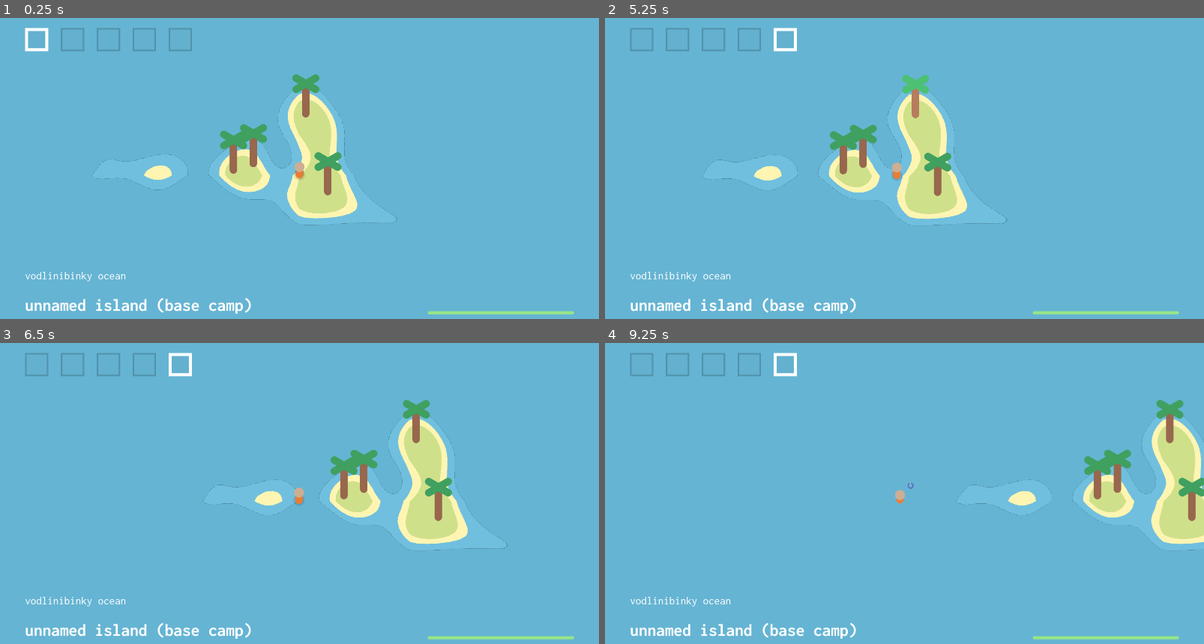
Above: before the commit, frames 1-4 (two rows, left to right).
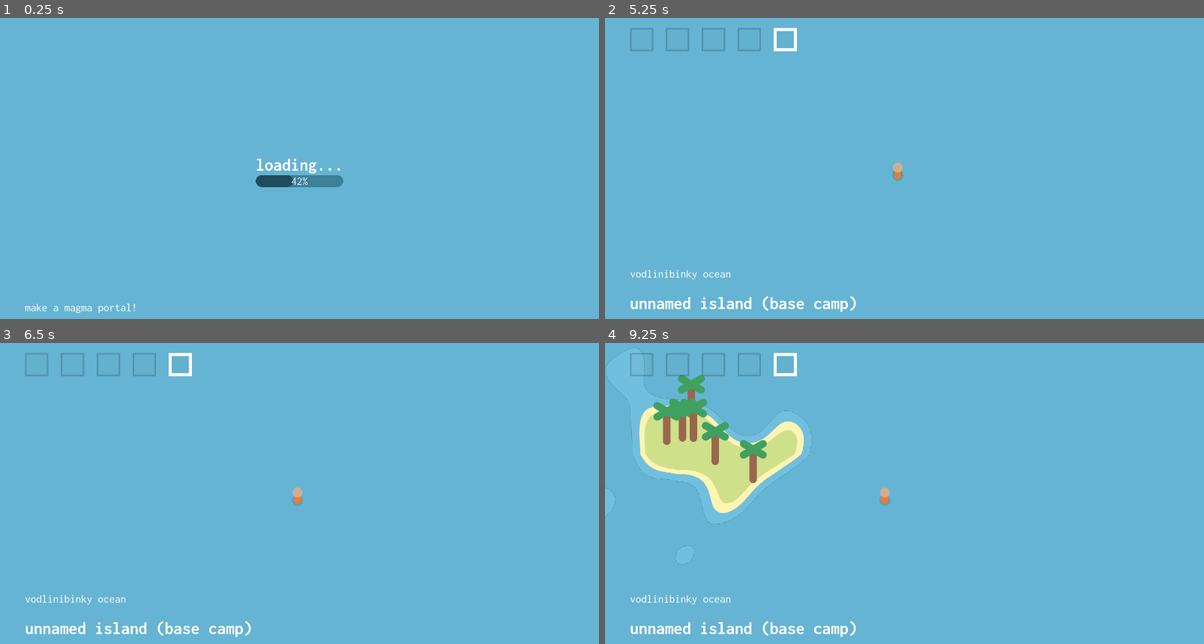
Above: after the commit, the same moments.

Repository: illogicalapple/archipelinaut
Game: Godot game, scene res://scenes/Main.tscn
Two runs of this game, one before a commit and one after it. Both use one fixed random seed, a clock stepped at 60 frames per second and the inputs below.
Inputs (mouse positions are in pixels of both pictures, inside the frame that each line leads up to):
- Up to frame 1 (0.25 s): no input
- Up to frame 2 (5.25 s): click "123" at 0.5 s; click "123" at 1.25 s; click "123" at 2 s; click "123" at 2.75 s; click "123" at 3.5 s; tap Enter at 4.25 s; move the mouse to (838, 156) at 4.27 s; hold 5 (hotbar_4) 4.28-5.03 s; tap Space at 5 s; move the mouse to (910, 99) at 5.02 s; hold Left (move_left_0) from 5.03 s (still down); click (910, 99) at 5.1 s
- Up to frame 3 (6.5 s): tap 5 (hotbar_4) at 5.3 s; move the mouse to (317, 472) at 5.77 s; release Left (move_left_0) at 5.78 s; hold 5 (hotbar_4) from 5.78 s (still down)
- Up to frame 4 (9.25 s): move the mouse to (1042, 502) at 6.52 s; release 5 (hotbar_4) at 6.53 s; tap 5 (hotbar_4) at 6.6, 7.55, 8.1 s; tap Enter at 7.25 s; move the mouse to (1084, 547) at 7.27 s; press the mouse at (1084, 547) at 7.28 s; hold Left (move_left_0) from 7.28 s (still down); move the mouse to (724, 445) at 8.02 s; release the mouse at (724, 445) at 8.03 s; move the mouse to (934, 496) at 8.77 s; hold 5 (hotbar_4) from 8.78 s (still down)

The runs differ from the first frame. In frame 1, 6.9% of the frame differs, in the area x 4-96%, y 3-99%; in frame 2, 6.2%; in frame 3, 6.3%; in frame 4, 12%, in the area x 0-100%, y 1-99%.

Commit message:
island distribution
doesn't work

Diff:
--- a/autoload/poisson.gd
+++ b/autoload/poisson.gd
@@ -1,17 +1,21 @@
 extends Node
 
-func generate(radius: float, region_size: Vector2, rng: RandomNumberGenerator, limit: int = 20):
+func generate(radius: float, region_size: Vector2, rng: RandomNumberGenerator, use_center: bool = false, limit: int = 20):
 	var cell_size: float = radius / 1.41421
 	var grid := []
 	var points := []
 	var spawn_points := []
-	spawn_points.append(region_size / 2)
+	var center: Vector2 = region_size / 2
+	spawn_points.append(center)
 	for i in range(ceil(region_size.x / cell_size)):
 		grid.append([])
 		for j in range(ceil(region_size.y / cell_size)):
 			grid[i].append(0)
+	if use_center:
+		points.append(center)
+		grid[floor(center.x / cell_size)][floor(center.y / cell_size)] = len(points)
 	while len(spawn_points) > 0:
-		var spawn_index: int = rng.randi_range(0, len(spawn_points) - 1)
+		var spawn_index: int = 0
 		var spawn_center: Vector2 = spawn_points[spawn_index]
 		var accepted: bool = false
 		for i in range(limit):
@@ -32,7 +36,7 @@
 	if candidate.x >= 0 and candidate.x < region_size.x and candidate.y >= 0 and candidate.y < region_size.y:
 		var cell: Vector2i = Vector2i(candidate / cell_size)
 		var search_start: Vector2i = Vector2i(max(0, cell.x - 2), max(0, cell.y - 2))
-		var search_end: Vector2i = Vector2i(min(cell.x + 2, len(grid) - 1), min(cell.y + 2, len(grid[0]) - 1))
+		var search_end: Vector2i = Vector2i(min(cell.x + 2, len(grid)), min(cell.y + 2, len(grid[0])))
 		for x in range(search_start.x, search_end.x):
 			for y in range(search_start.y, search_end.y):
 				var point_index: int = grid[x][y] - 1
--- /dev/null
+++ b/island/island.gd
@@ -0,0 +1,57 @@
+extends Area2D
+
+signal generated
+
+var tree_scene: PackedScene = load("res://objects/tree/tree.tscn")
+@onready var root = get_node("/root/Root")
+var generation_state: int = 0
+
+func island_gen(_game_seed):
+	$IslandGen/Island.get_texture().noise.seed = root.rng.randi()
+	$TreeGen/Island.get_texture().noise.seed = $IslandGen/Island.get_texture().noise.seed
+
+func _on_island_gen_ready():
+	await RenderingServer.frame_post_draw
+	var img = $IslandGen.get_texture().get_image()
+	var island_texture = ImageTexture.create_from_image(img)
+	var bitmap = BitMap.new()
+	bitmap.create_from_image_alpha(img)
+	var polygons = bitmap.opaque_to_polygons(Rect2(Vector2(0, 0), bitmap.get_size()))
+	$Sprite2D.texture = island_texture
+	for polygon in polygons:
+		var collider = CollisionPolygon2D.new()
+		collider.polygon = polygon
+		add_child(collider)
+		$BoatCollisions.add_child(collider.duplicate())
+	$IslandGen.queue_free()
+	generation_state += 1
+	if generation_state == 2: emit_signal("generated")
+
+func _on_tree_gen_ready():
+	await RenderingServer.frame_post_draw
+	var img: Image = $TreeGen.get_texture().get_image()
+	var bitmap = BitMap.new()
+	var positions = []
+	bitmap.create_from_image_alpha(img)
+	var polygons = bitmap.opaque_to_polygons(Rect2(Vector2(0, 0), bitmap.get_size()))
+	for polygon in polygons:
+		var polygon_shape = ConcavePolygonShape2D.new()
+		polygon_shape.segments = polygon
+		var rect = polygon_shape.get_rect()
+		var size = rect.size
+		var pos = rect.position
+		var found = 0.0
+		while(found < ceil(((size.x + size.y) / 200) * 7)):
+			var candidate = Vector2(root.rng.randf_range(0, size.x), root.rng.randf_range(0, size.y)) + pos
+			if Geometry2D.is_point_in_polygon(candidate, polygon):
+				positions.append(candidate)
+				found += 1
+	for i in range(min(root.rng.randi_range(4, 6), len(positions))):
+		var tree_instance = tree_scene.instantiate()
+		var rand_index = root.rng.randi_range(0, len(positions) - 1)
+		tree_instance.position = positions[rand_index] + position
+		positions.remove_at(rand_index)
+		root.get_node("Things").add_child(tree_instance)
+	$TreeGen.queue_free()
+	generation_state += 1
+	if generation_state == 2: emit_signal("generated")
--- a/island/island.gdshader
+++ b/island/island.gdshader
@@ -1,10 +1,10 @@
 shader_type canvas_item;
 
-uniform float time;
-
 void fragment() {
-	if(texture(TEXTURE, UV).r - abs(0.5 - UV.x) * 2.0 - abs(0.5 - UV.y) * 2.0 < 0.15/* + sin(time * 30.0) / 5.0*/) {
-		COLOR = vec4(0, 0, 0, 0);
+	if(texture(TEXTURE, UV).r - abs(0.5 - UV.x) * 2.0 - abs(0.5 - UV.y) * 2.0 < 0.14/* + sin(time * 30.0) / 5.0*/) {
+		COLOR = vec4(0.3961, 0.705, 0.8275, 0);
+	} else if(texture(TEXTURE, UV).r - abs(0.5 - UV.x) * 2.0 - abs(0.5 - UV.y) * 2.0 < 0.15/* + sin(time * 30.0) / 5.0*/) {
+		COLOR = vec4(0.3961, 0.705, 0.8275, 0);
 	} else if(texture(TEXTURE, UV).r - abs(0.5 - UV.x) * 2.0 - abs(0.5 - UV.y) * 2.0 < 0.3) { // check brightness (it's gray so the red value will be the brightness)
 		COLOR = vec4(0.44, 0.75, 0.87, 1);
 	} else if(texture(TEXTURE, UV).r - abs(0.5 - UV.x) * 2.0 - abs(0.5 - UV.y) * 2.0 < 0.4) {
--- /dev/null
+++ b/island/island.tscn
@@ -0,0 +1,82 @@
+[gd_scene load_steps=10 format=3 uid="uid://chamsft78cvcg"]
+
+[ext_resource type="Script" path="res://island/island.gd" id="1_176ci"]
+[ext_resource type="Shader" path="res://island/island.gdshader" id="2_5iqxk"]
+[ext_resource type="Shader" path="res://island/trees.gdshader" id="3_imqvf"]
+
+[sub_resource type="ShaderMaterial" id="ShaderMaterial_tmpl3"]
+shader = ExtResource("2_5iqxk")
+
+[sub_resource type="FastNoiseLite" id="1"]
+resource_local_to_scene = true
+seed = 7
+frequency = 0.003
+fractal_octaves = 10
+fractal_lacunarity = 0.1
+fractal_gain = 0.1
+
+[sub_resource type="NoiseTexture2D" id="NoiseTexture2D_qg7wu"]
+resource_local_to_scene = true
+width = 1920
+height = 1080
+noise = SubResource("1")
+
+[sub_resource type="ShaderMaterial" id="ShaderMaterial_f86ox"]
+shader = ExtResource("3_imqvf")
+shader_parameter/time = null
+
+[sub_resource type="FastNoiseLite" id="FastNoiseLite_cdstq"]
+resource_local_to_scene = true
+seed = 7
+frequency = 0.003
+fractal_octaves = 10
+fractal_lacunarity = 0.1
+fractal_gain = 0.1
+
+[sub_resource type="NoiseTexture2D" id="NoiseTexture2D_e0puw"]
+resource_local_to_scene = true
+width = 1920
+height = 1080
+noise = SubResource("FastNoiseLite_cdstq")
+
+[node name="Island" type="Area2D"]
+collision_mask = 0
+script = ExtResource("1_176ci")
+
+[node name="Sprite2D" type="Sprite2D" parent="."]
+centered = false
+
+[node name="BoatCollisions" type="StaticBody2D" parent="."]
+collision_mask = 0
+
+[node name="IslandGen" type="SubViewport" parent="."]
+disable_3d = true
+transparent_bg = true
+audio_listener_enable_2d = true
+positional_shadow_atlas_quad_0 = 0
+positional_shadow_atlas_quad_1 = 0
+positional_shadow_atlas_quad_2 = 0
+positional_shadow_atlas_quad_3 = 0
+size = Vector2i(1920, 1080)
+render_target_clear_mode = 1
+render_target_update_mode = 1
+
+[node name="Island" type="Sprite2D" parent="IslandGen"]
+material = SubResource("ShaderMaterial_tmpl3")
+texture = SubResource("NoiseTexture2D_qg7wu")
+centered = false
+
+[node name="TreeGen" type="SubViewport" parent="."]
+disable_3d = true
+transparent_bg = true
+audio_listener_enable_2d = true
+size = Vector2i(1920, 1080)
+render_target_update_mode = 1
+
+[node name="Island" type="Sprite2D" parent="TreeGen"]
+material = SubResource("ShaderMaterial_f86ox")
+texture = SubResource("NoiseTexture2D_e0puw")
+centered = false
+
+[connection signal="ready" from="IslandGen" to="." method="_on_island_gen_ready"]
+[connection signal="ready" from="TreeGen" to="." method="_on_tree_gen_ready"]
--- /dev/null
+++ b/objects/raft/raft.gd
@@ -0,0 +1,5 @@
+extends RigidBody2D
+
+func _input(event):
+	if event.is_action_pressed("move_left_0"):
+		move_and_collide(Vector2(-10, 0))
--- /dev/null
+++ b/objects/raft/raft.svg
@@ -0,0 +1,8 @@
+<svg width="82" height="79" viewBox="0 0 82 79" fill="none" xmlns="http://www.w3.org/2000/svg">
+<line x1="6" y1="32" x2="76" y2="32" stroke="#98674D" stroke-width="12" stroke-linecap="round"/>
+<line x1="6" y1="16" x2="76" y2="16" stroke="#98674D" stroke-width="12" stroke-linecap="round"/>
+<line x1="6" y1="64" x2="76" y2="64" stroke="#98674D" stroke-width="12" stroke-linecap="round"/>
+<line x1="6" y1="48" x2="76" y2="48" stroke="#98674D" stroke-width="12" stroke-linecap="round"/>
+<line opacity="0.9" x1="15" y1="75" x2="15" y2="4" stroke="#79523E" stroke-width="8" stroke-linecap="round"/>
+<line opacity="0.9" x1="67" y1="75" x2="67" y2="4" stroke="#79523E" stroke-width="8" stroke-linecap="round"/>
+</svg>
--- /dev/null
+++ b/objects/raft/raft.tscn
@@ -0,0 +1,19 @@
+[gd_scene load_steps=4 format=3 uid="uid://bf2eekcpiecss"]
+
+[ext_resource type="Script" path="res://objects/raft/raft.gd" id="1_dnvqn"]
+[ext_resource type="Texture2D" uid="uid://mje3w86echnb" path="res://objects/raft/raft.svg" id="2_rwobl"]
+
+[sub_resource type="RectangleShape2D" id="RectangleShape2D_6r7ko"]
+size = Vector2(82, 77)
+
+[node name="Raft" type="RigidBody2D"]
+collision_layer = 32
+custom_integrator = true
+script = ExtResource("1_dnvqn")
+
+[node name="Sprite2D" type="Sprite2D" parent="."]
+texture = ExtResource("2_rwobl")
+
+[node name="CollisionShape2D" type="CollisionShape2D" parent="."]
+position = Vector2(0, -0.5)
+shape = SubResource("RectangleShape2D_6r7ko")
--- a/objects/tree/tree.tscn
+++ b/objects/tree/tree.tscn
@@ -24,15 +24,18 @@
 texture = ExtResource("1_eb0fj")
 
 [node name="TrunkCollisions" type="CollisionShape2D" parent="."]
+visible = false
 position = Vector2(0, -48)
 shape = SubResource("CapsuleShape2D_yx2bc")
 
 [node name="LeafCollisions0" type="CollisionShape2D" parent="."]
+visible = false
 position = Vector2(0, -96)
 rotation = 1.0472
 shape = SubResource("CapsuleShape2D_mue1b")
 
 [node name="LeafCollisions1" type="CollisionShape2D" parent="."]
+visible = false
 position = Vector2(0, -96)
 rotation = -1.0472
 shape = SubResource("CapsuleShape2D_mue1b")
--- a/player/Player.gd
+++ b/player/Player.gd
@@ -17,7 +17,7 @@
 @export var land_texture = Texture2D.new()
 
 func _ready():
-	in_water = not $Hurtbox.overlaps_area(root.get_node("Island"))
+	in_water = not $Hurtbox.overlaps_area(root.get_node("Islands/Island"))
 	position += screen_size / 2
 	if in_water:
 		$Sprite.texture = water_texture
@@ -38,13 +38,13 @@
 		dps = 0
 
 func _on_Hurtbox_area_entered(area):
-	if area.name == "Island":
+	if area.name.contains("Island"):
 		$Stamina.hide()
 		$Sprite.texture = land_texture
 		in_water = false
 
 func _on_Hurtbox_area_exited(area):
-	if area.name == "Island":
+	if area.name.contains("Island"):
 		$Stamina.show()
 		$Stamina.value = 100
 		$Sprite.texture = water_texture
@@ -53,3 +53,7 @@
 
 func _on_dps_timeout():
 	emit_signal("damage", dps / 2.0, true)
+
+func _input(event): # DEBUG
+	if event.is_action_pressed("hotbar_4"):
+		_on_Hurtbox_area_entered(root.get_node("Islands/Island"))
--- a/project.godot
+++ b/project.godot
@@ -121,6 +121,7 @@
 2d_physics/layer_3="PlayerHurtbox"
 2d_physics/layer_4="DestructibleObject"
 2d_physics/layer_5="Collectible"
+2d_physics/layer_6="Boat"
 
 [physics]
 
--- a/scenes/Main.gd
+++ b/scenes/Main.gd
@@ -1,22 +1,32 @@
 extends Node
 
-var island := []
+var island: PackedScene = load("res://island/island.tscn")
 var rng := RandomNumberGenerator.new()
 var screen_size := Vector2(0, 0)
 var game_seed: int
 var velocity = Vector2(0, 0)
-var tree_scene: PackedScene = load("res://objects/tree/tree.tscn")
 var device_id: int = 0
 var cursor = load("cursor.svg")
+var island_gen_done: bool = false
+var chunk_size: Vector2 = Vector2(1500, 1500) # must be square
 
 @onready var player = $Things/Player
 
-func island_gen():
-	$IslandGen/Island.get_texture().noise.seed = game_seed
-	$TreeGen/Island.get_texture().noise.seed = game_seed
-	# var bitmap = BitMap.new()
-	# bitmap.create_from_image_alpha($Island.material)
-	# var polygons = bitmap.opaque_to_polygons(Rect2(Vector2(0, 0), bitmap.get_size()))
+func to_vector2(x: int, y: int):
+	return Vector2(x, y) * (chunk_size.x + 750)
+
+func chunk_at(offset: Vector2, weight: float = 100.0):
+	var points = poisson.generate(500, chunk_size, rng, true, 30)
+	var index = 1
+	island_gen_done = true
+	for point in points:
+		var island_instance = island.instantiate()
+		island_instance.position = (point - screen_size / 2) * 10 + offset
+		$Islands.add_child(island_instance)
+		island_instance.island_gen(0)
+		await island_instance.generated
+		$GUI.loading_progress += weight / float(len(points) - 1)
+		index += 1
 
 func get_polygon_area(polygon):
 	var size = polygon.size()
@@ -31,48 +41,12 @@
 	randomize()
 	game_seed = randi() # change to a seed setting later
 	screen_size = get_viewport().get_visible_rect().size
-	island_gen()
 
 func _process(delta):
+	if not island_gen_done:
+		await chunk_at(Vector2.ZERO, 20)
+		await chunk_at(to_vector2(1, 0), 20)
+		await chunk_at(to_vector2(-1, 0), 20)
+		await chunk_at(to_vector2(0, 1), 20)
+		await chunk_at(to_vector2(0, -1), 20)
 	$Camera.position = $Camera.position.lerp(player.position - screen_size / 2, delta * 8)
-
-func _on_IslandGen_ready():
-	await RenderingServer.frame_post_draw
-	var img = $IslandGen.get_texture().get_image()
-	var island_texture = ImageTexture.create_from_image(img)
-	var bitmap = BitMap.new()
-	bitmap.create_from_image_alpha(img)
-	var polygons = bitmap.opaque_to_polygons(Rect2(Vector2(0, 0), bitmap.get_size()))
-	$Island/Sprite2D.texture = island_texture
-	for polygon in polygons:
-		var collider = CollisionPolygon2D.new()
-		collider.polygon = polygon
-		$Island.add_child(collider)
-	$IslandGen.queue_free()
-
-func _on_tree_gen_ready():
-	await RenderingServer.frame_post_draw
-	var img: Image = $TreeGen.get_texture().get_image()
-	var bitmap = BitMap.new()
-	var positions = []
-	bitmap.create_from_image_alpha(img)
-	var polygons = bitmap.opaque_to_polygons(Rect2(Vector2(0, 0), bitmap.get_size()))
-	for polygon in polygons:
-		var polygon_shape = ConcavePolygonShape2D.new()
-		polygon_shape.segments = polygon
-		var rect = polygon_shape.get_rect()
-		var size = rect.size
-		var pos = rect.position
-		var found = 0.0
-		while(found < round(((size.x + size.y) / 200) * 7)):
-			var candidate = Vector2(rng.randf_range(0, size.x), rng.randf_range(0, size.y)) + pos
-			if Geometry2D.is_point_in_polygon(candidate, polygon):
-				positions.append(candidate)
-				found += 1
-	print(len(positions))
-	for i in range(min(rng.randi_range(4, 6), len(positions))):
-		var tree_instance = tree_scene.instantiate()
-		var rand_index = rng.randi_range(0, len(positions) - 1)
-		tree_instance.position = positions[rand_index]
-		positions.remove_at(rand_index)
-		$Things.add_child(tree_instance)
--- a/scenes/Main.tscn
+++ b/scenes/Main.tscn
@@ -1,44 +1,19 @@
-[gd_scene load_steps=11 format=3 uid="uid://m3xm8lo304ey"]
+[gd_scene load_steps=5 format=3 uid="uid://m3xm8lo304ey"]
 
 [ext_resource type="Script" path="res://scenes/Main.gd" id="1"]
 [ext_resource type="PackedScene" uid="uid://brf8k5pgguil7" path="res://ui/GUI.tscn" id="2"]
 [ext_resource type="PackedScene" uid="uid://c08g4pan38n7l" path="res://player/Player.tscn" id="3"]
 [ext_resource type="AudioStream" uid="uid://ca0tm8jmph4b5" path="res://sound/music/normal-v1.wav" id="4_nlduu"]
-[ext_resource type="Shader" path="res://island/trees.gdshader" id="4_qgfye"]
-[ext_resource type="Shader" path="res://island/island.gdshader" id="4_xumms"]
-
-[sub_resource type="ShaderMaterial" id="4"]
-shader = ExtResource("4_xumms")
-shader_parameter/time = null
-
-[sub_resource type="FastNoiseLite" id="1"]
-seed = 7
-frequency = 0.003
-fractal_octaves = 10
-fractal_lacunarity = 0.1
-fractal_gain = 0.1
-
-[sub_resource type="NoiseTexture2D" id="2"]
-width = 1920
-height = 1080
-noise = SubResource("1")
-
-[sub_resource type="ShaderMaterial" id="ShaderMaterial_k5ynk"]
-shader = ExtResource("4_qgfye")
-shader_parameter/time = null
 
 [node name="Root" type="Node"]
+process_priority = 100
 script = ExtResource("1")
 
 [node name="Camera" type="Camera2D" parent="."]
 anchor_mode = 0
 current = true
 
-[node name="Island" type="Area2D" parent="."]
-collision_mask = 4
-
-[node name="Sprite2D" type="Sprite2D" parent="Island"]
-centered = false
+[node name="Islands" type="Node2D" parent="."]
 
 [node name="Things" type="Node2D" parent="."]
 y_sort_enabled = true
@@ -47,34 +22,8 @@
 
 [node name="GUI" parent="." instance=ExtResource("2")]
 
-[node name="IslandGen" type="SubViewport" parent="."]
-disable_3d = true
-transparent_bg = true
-audio_listener_enable_2d = true
-size = Vector2i(1920, 1080)
-render_target_update_mode = 1
-
-[node name="Island" type="Sprite2D" parent="IslandGen"]
-material = SubResource("4")
-texture = SubResource("2")
-centered = false
-
-[node name="TreeGen" type="SubViewport" parent="."]
-disable_3d = true
-transparent_bg = true
-audio_listener_enable_2d = true
-size = Vector2i(1920, 1080)
-render_target_update_mode = 1
-
-[node name="Island" type="Sprite2D" parent="TreeGen"]
-material = SubResource("ShaderMaterial_k5ynk")
-texture = SubResource("2")
-centered = false
-
 [node name="Music" type="AudioStreamPlayer" parent="."]
 stream = ExtResource("4_nlduu")
 autoplay = true
 
 [connection signal="damage" from="Things/Player" to="GUI" method="_on_player_damage"]
-[connection signal="ready" from="IslandGen" to="." method="_on_IslandGen_ready"]
-[connection signal="ready" from="TreeGen" to="." method="_on_tree_gen_ready"]
--- a/scenes/poisson_TESTING.gd
+++ b/scenes/poisson_TESTING.gd
@@ -4,7 +4,7 @@
 	var screen_size = get_viewport().get_visible_rect().size
 	var rng = RandomNumberGenerator.new()
 	rng.randomize()
-	var points = poisson.generate(100, screen_size / 2, rng, 30)
+	var points = poisson.generate(100, screen_size, rng, true, 30)
 	for point in points:
 		global.drop("log", 1, point)
 	print(screen_size)
--- a/scenes/poisson_TESTING.tscn
+++ b/scenes/poisson_TESTING.tscn
@@ -6,4 +6,3 @@
 script = ExtResource("1_e06ms")
 
 [node name="Things" type="Node2D" parent="."]
-position = Vector2(520, 256)
--- a/ui/GUI.gd
+++ b/ui/GUI.gd
@@ -1,13 +1,8 @@
 extends CanvasLayer
 
-var elapsead_time: float = 0
-var outer_done: bool = false
-var anim_done: bool = false
-var characters: int = 0
 var paused: bool = false
-var settings_screen: int = 0
-var settings_id = 5
 var health = 100
+var loading_progress: float = 0: set = set_loading_progress
 
 func pause(event: InputEvent):
 	if event.is_action_pressed("ui_pause"):
@@ -25,13 +20,14 @@
 		$Control/Pause.hide()
 
 func _ready():
+	var hints = $Control/Loading/Hint.get_meta("hints")
 	print("bop")
 	$Control/Pause.hide()
+	$Control/Loading/Hint.text = hints[randi_range(0, len(hints) - 1)]
 
 func _process(delta):
 	health += delta / 5
 	health = clamp(health, 0, 100)
-	$Control/HealthBar.value = health
 
 func _input(event):
 	pause(event)
@@ -41,3 +37,9 @@
 
 func _on_player_damage(amount, _show_effect):
 	damage(amount)
+
+func set_loading_progress(new_progress):
+	loading_progress = new_progress
+	$Control/Loading/VBoxContainer/ProgressBar.value = new_progress
+	if new_progress >= 99:
+		$Control/Loading.hide()
--- a/ui/GUI.tscn
+++ b/ui/GUI.tscn
@@ -6,20 +6,6 @@
 [ext_resource type="AudioStream" uid="uid://vw0u5l5wye2k" path="res://sound/sfx/keyboard.mp3" id="4"]
 [ext_resource type="Texture2D" uid="uid://cwbi0eemx1rka" path="res://ui/pause.svg" id="5"]
 [ext_resource type="PackedScene" uid="uid://b0a3smths6tlk" path="res://ui/inventory/inventory.tscn" id="5_7vef1"]
-
-[sub_resource type="StyleBoxFlat" id="StyleBoxFlat_fscbm"]
-bg_color = Color(0.756863, 0.756863, 0.756863, 1)
-corner_radius_top_left = 8
-corner_radius_top_right = 8
-corner_radius_bottom_right = 8
-corner_radius_bottom_left = 8
-
-[sub_resource type="StyleBoxFlat" id="StyleBoxFlat_mawai"]
-bg_color = Color(0.584314, 0.898039, 0.533333, 1)
-corner_radius_top_left = 8
-corner_radius_top_right = 8
-corner_radius_bottom_right = 8
-corner_radius_bottom_left = 8
 
 [sub_resource type="Animation" id="6"]
 length = 0.001
@@ -82,6 +68,20 @@
 "pause": SubResource("7")
 }
 
+[sub_resource type="StyleBoxFlat" id="StyleBoxFlat_wa4so"]
+bg_color = Color(0.235294, 0.501961, 0.6, 1)
+corner_radius_top_left = 56
+corner_radius_top_right = 56
+corner_radius_bottom_right = 56
+corner_radius_bottom_left = 56
+
+[sub_resource type="StyleBoxFlat" id="StyleBoxFlat_xsf5b"]
+bg_color = Color(0.12549, 0.301961, 0.368627, 1)
+corner_radius_top_left = 56
+corner_radius_top_right = 56
+corner_radius_bottom_right = 56
+corner_radius_bottom_left = 56
+
 [node name="GUI" type="CanvasLayer"]
 process_mode = 3
 script = ExtResource("3")
@@ -102,8 +102,8 @@
 anchor_top = 1.0
 anchor_bottom = 1.0
 offset_left = 80.0
-offset_top = -167.0
-offset_right = 566.0
+offset_top = -229.0
+offset_right = 808.0
 offset_bottom = -80.0
 grow_vertical = 0
 
@@ -134,24 +134,6 @@
 anchor_bottom = 1.0
 grow_horizontal = 2
 grow_vertical = 2
-
-[node name="HealthBar" type="ProgressBar" parent="Control"]
-anchors_preset = 3
-anchor_left = 1.0
-anchor_top = 1.0
-anchor_right = 1.0
-anchor_bottom = 1.0
-offset_left = -549.0
-offset_top = -90.0
-offset_right = -80.0
-offset_bottom = -80.0
-grow_horizontal = 0
-grow_vertical = 0
-theme_override_styles/background = SubResource("StyleBoxFlat_fscbm")
-theme_override_styles/fill = SubResource("StyleBoxFlat_mawai")
-value = 100.0
-rounded = true
-show_percentage = false
 
 [node name="Inventory" parent="Control" instance=ExtResource("5_7vef1")]
 offset_left = 80.0
@@ -189,4 +171,54 @@
 "": SubResource("AnimationLibrary_1i7k8")
 }
 
+[node name="Loading" type="ColorRect" parent="Control"]
+anchors_preset = 15
+anchor_right = 1.0
+anchor_bottom = 1.0
+grow_horizontal = 2
+grow_vertical = 2
+color = Color(0.396078, 0.705882, 0.827451, 1)
+
+[node name="VBoxContainer" type="VBoxContainer" parent="Control/Loading"]
+anchors_preset = 8
+anchor_left = 0.5
+anchor_top = 0.5
+anchor_right = 0.5
+anchor_bottom = 0.5
+offset_left = -140.0
+offset_top = -31.5
+offset_right = 140.0
+offset_bottom = 31.5
+grow_horizontal = 2
+grow_vertical = 2
+
+[node name="Label" type="Label" parent="Control/Loading/VBoxContainer"]
+offset_right = 280.0
+offset_bottom = 88.0
+grow_horizontal = 2
+grow_vertical = 2
+theme_override_constants/line_spacing = 28
+theme_override_fonts/font = ExtResource("3_molnl")
+theme_override_font_sizes/font_size = 56
+text = "loading..."
+
+[node name="ProgressBar" type="ProgressBar" parent="Control/Loading/VBoxContainer"]
+offset_top = 92.0
+offset_right = 280.0
+offset_bottom = 130.0
+theme_override_styles/background = SubResource("StyleBoxFlat_wa4so")
+theme_override_styles/fill = SubResource("StyleBoxFlat_xsf5b")
+
+[node name="Hint" type="Label" parent="Control/Loading"]
+anchors_preset = 2
+anchor_top = 1.0
+anchor_bottom = 1.0
+offset_left = 80.0
+offset_top = -121.0
+offset_right = 368.0
+offset_bottom = -80.0
+grow_vertical = 0
+text = "HINT HINT HINT HINT"
+metadata/hints = PackedStringArray("this game was made by a monkey", "[insert \"helpful\" hint here]", "break trees and stuff", "is there hidden text?", "make a magma portal!", "this hint has 27 characters", "planet jikayoor!", "don\'t die!")
+
 [connection signal="animation_finished" from="Control/Pause/AnimationPlayer" to="." method="_on_AnimationPlayer_animation_finished"]
Binary file added: cover.png
Not shown, added: cover.png.import
Not shown, added: objects/raft/raft.svg.import
